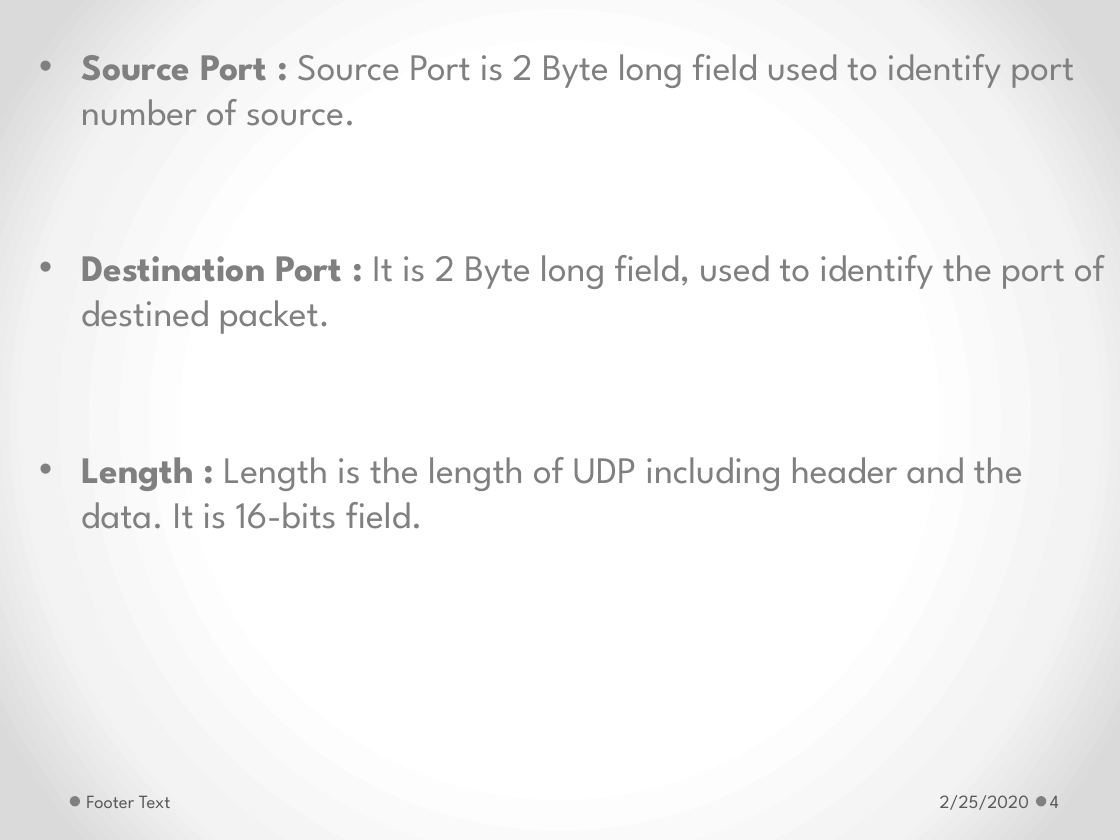
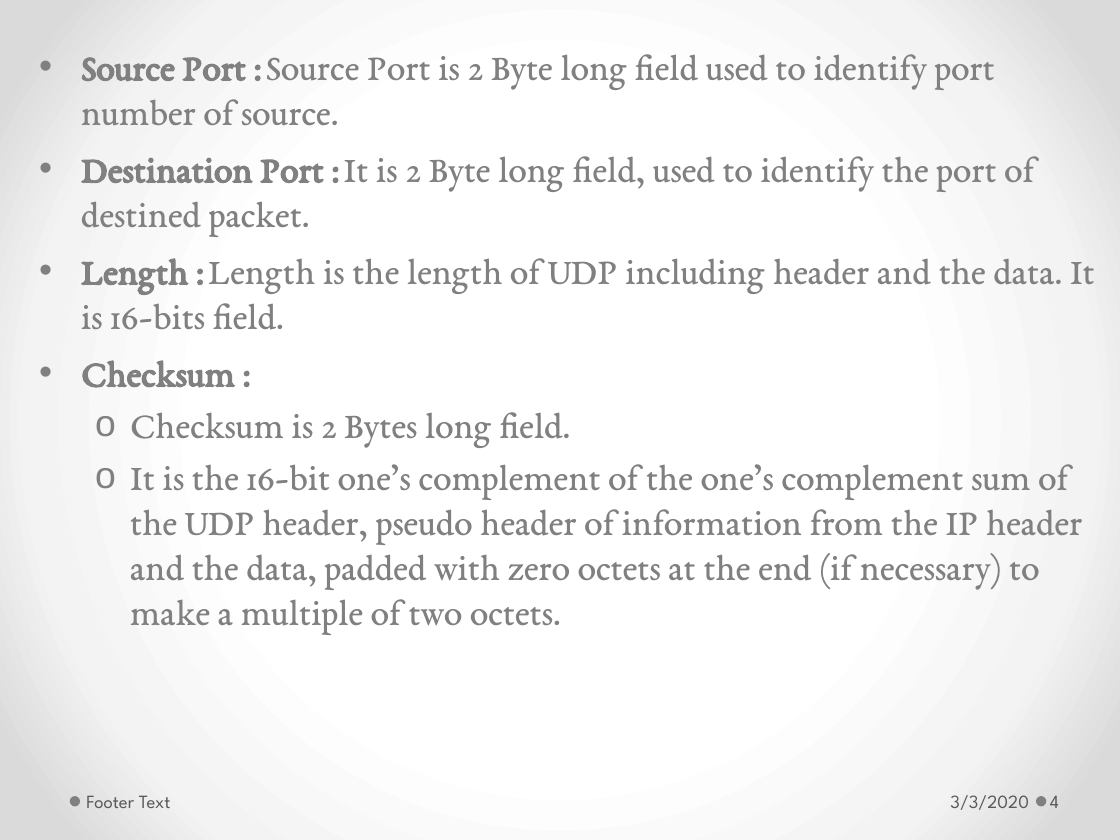
Before and after one commit to GeneralNitin/S6, a slide deck: slide 4 of 03. Computer Networks/PPTs/6.2. UDP.pptx. Drawn at 1120x840 pixels with LibreOffice and Linux fonts; fonts in the diff are those of the drawing. Boxes give left, top, right and bottom in pixels: in the first picture for what was removed or moved away, otherwise in the second. Text is boxed around its words. In the diff, an @@ line names an element or a change of style, - is before the commit and + after.

```diff
--- a/03. Computer Networks/PPTs/6.2. UDP.pptx
+++ b/03. Computer Networks/PPTs/6.2. UDP.pptx
@@ text at [81, 54, 1095, 330]: font League Spartan to EB Garamond in "Source Port : Source Port is 2 ...", "Destination Port : It is 2 Byte ...", "Length : Length is the length of ..."; more space between paragraphs @@
@@ text at [81, 360, 1082, 634]: paragraphs added @@
+• Checksum :
+  o Checksum is 2 Bytes long field.
+  o It is the 16-bit one’s complement of the one’s complement sum of the UDP header, pseudo header of information from the IP header and the data, padded with zero octets at the end (if necessary) to make a multiple of two octets.
@@ text at [950, 795, 1029, 810]: text changed @@
-2/25/2020
+3/3/2020
```
Also in this commit, not shown: 16 other slides changed, 1 slide removed, 42 other files.
